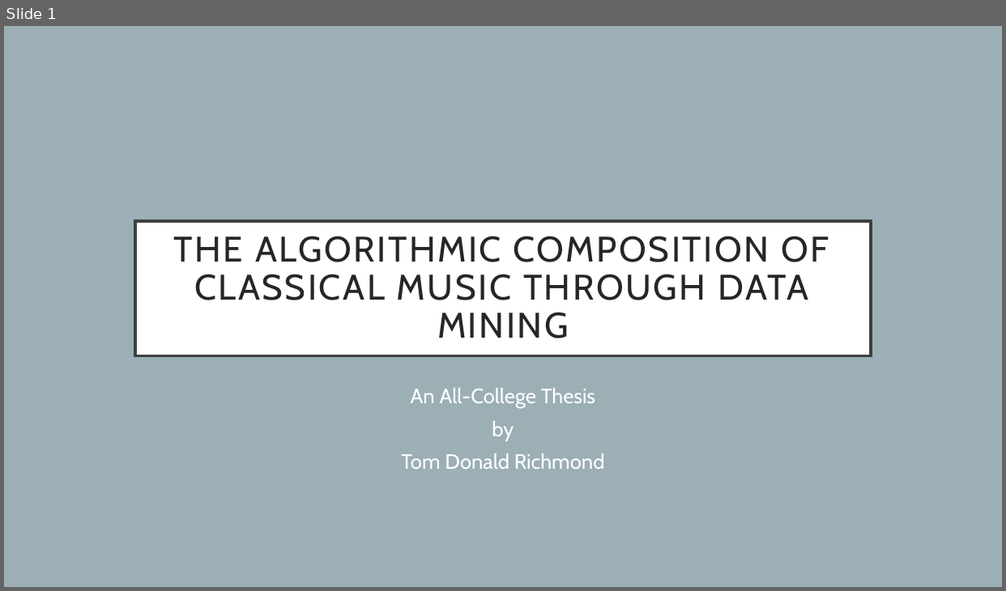
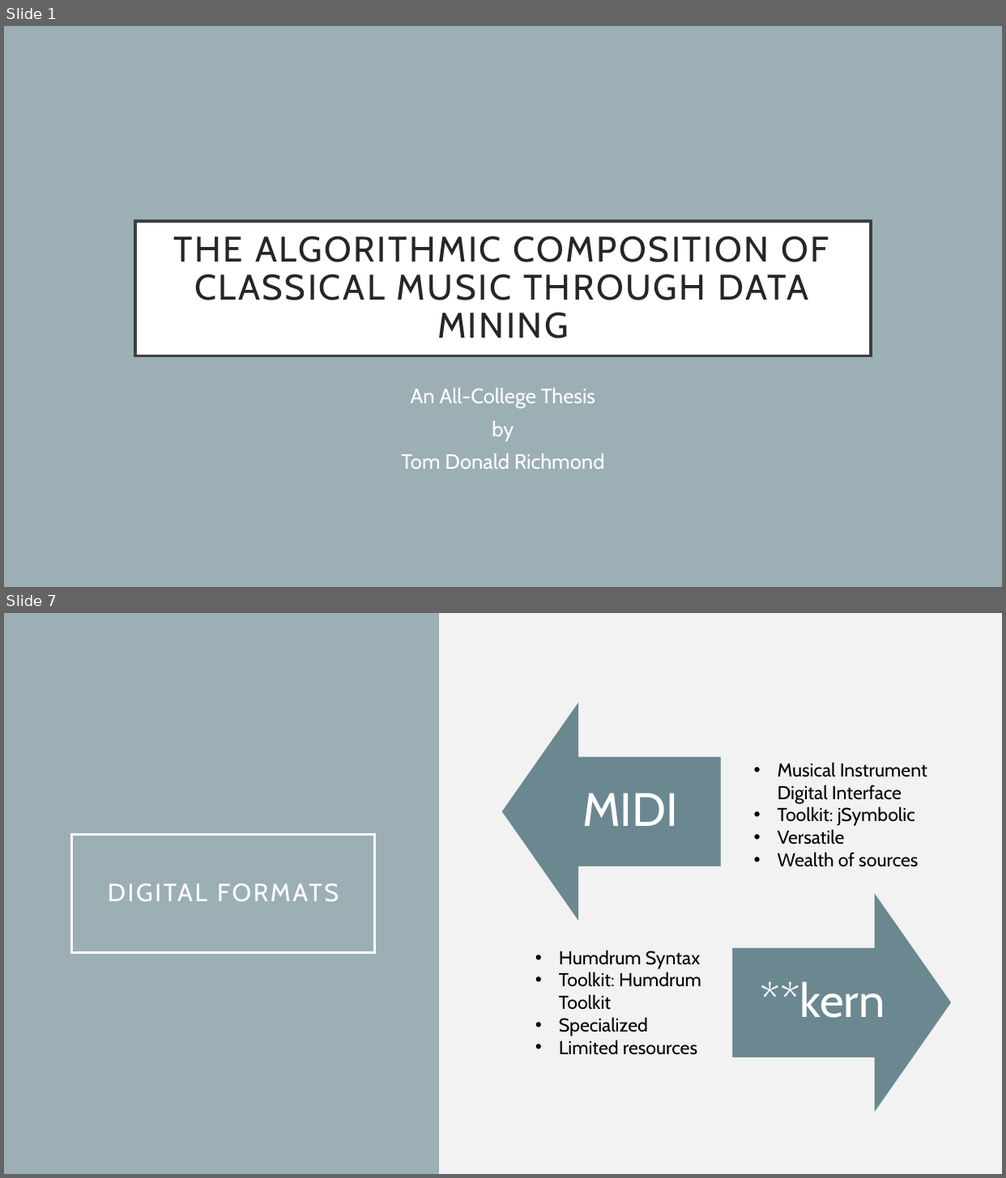
Before and after one commit to rstrelow001/CSCI-UR-Music-Composition, a slide deck: Presentations/MICS Presentation 1.0.pptx. Shown one above the other, each under a label of ours: slide 1 before the commit, slides 1 and 7 after it; the slides between them are not shown. The pictures are 1006x591 and 1006x1178 pixels, drawn with LibreOffice and Linux fonts; fonts in the diff are those of the drawing. Boxes give left, top, right and bottom in pixels: in the first picture for what was removed or moved away, otherwise in the second. Text is boxed around its words. In the diff, an @@ line names an element or a change of style, - is before the commit and + after.

```diff
--- a/Presentations/MICS Presentation 1.0.pptx
+++ b/Presentations/MICS Presentation 1.0.pptx
@@ slide 7 added at (4,613,1002,1174), background #9BAFB5 @@
@@ rectangle added at (439,613,1002,1174), fill #F2F2F2 @@
@@ up arrow added at (502,702,720,921), fill #6B8891 @@
@@ rectangle added at (540,756,720,866), fill #6B8891, 45 pt, text #FFFFFF @@
+MIDI
@@ text added at (778,762,927,867), 18 pt, text #000000 @@
+• Musical Instrument Digital Interface
+• Toolkit: jSymbolic
+• Versatile
+• Wealth of sources
@@ title added at (72,835,375,953), outline #FFFFFF 2.5 pt, 24 pt, text #FFFFFF @@
+DIGITAL FORMATS
@@ up arrow added at (732,894,951,1112), fill #6B8891 @@
@@ text added at (559,950,701,1055), 18 pt, text #000000 @@
+• Humdrum Syntax
+• Toolkit: Humdrum Toolkit
+• Specialized
+• Limited resources
@@ rectangle added at (732,948,913,1058), fill #6B8891, 45 pt, text #FFFFFF @@
+**kern
```
Also in this commit, not shown: 15 slides changed, 4 other slides added, 10 slides removed, 32 other files.
